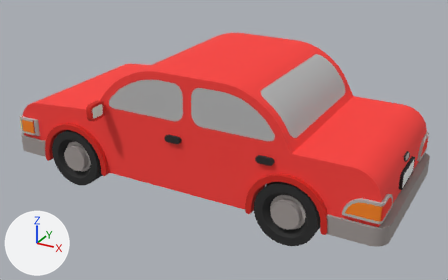
An edit to the FBX model Assets/Art/Hyper Casual City Cars/Models/Cars Modified/City Car Sedan Mod.fbx, drawn before and after from the same camera.
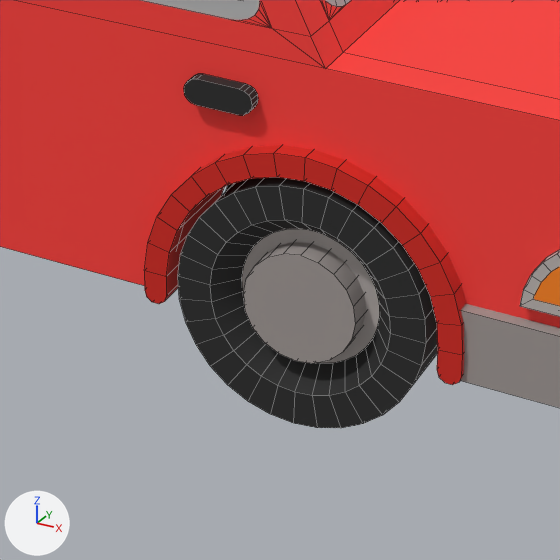
The first picture shows the older version from a 50 mm lens placed at (6.9, -12.27, 7.21), pointed at (0.21, -0.1, 1.13). The close-ups show both versions on the part from 46% to 79% of the width and 49% to 100% of the height of that picture; other places that the commit changed are outside them. Lighting does not change. The marker at lower left points along +X, +Y and +Z. The close-ups show mesh edges as thin lines. Where no turn or scale is listed for an object, it has been applied to the vertices. Vertices at the same position are counted once.

In view in the first close-up: 'City_Car_Sedan', 'Wheels_Back'.
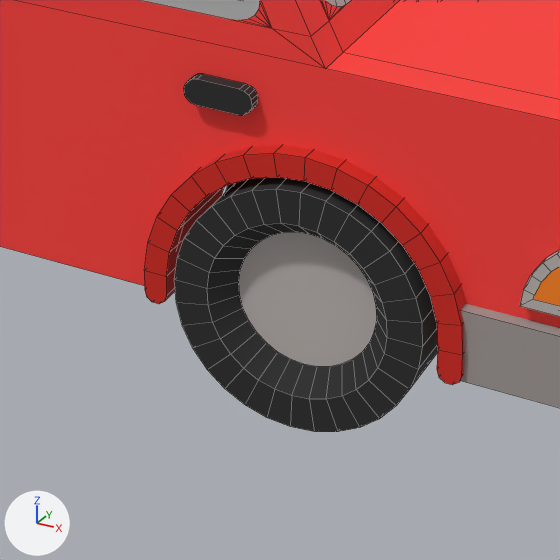
What differs and where, as boxes [x1, y1, x2, y2] in the close-ups (560 x 560 px; the box of a moved part takes in the faces that stretch with it):
'Wheels_Back', reshaped
    before: [178, 177, 438, 428]
    after: [175, 177, 438, 432]
part 1 of me_mesh_001, moved or reshaped
    before: [178, 178, 437, 428]
    after: [175, 178, 437, 432]
part 2 of me_mesh_001, deleted
    before: [243, 242, 366, 363]

Patch to the scene script:
```diff
--- a/Assets/Art/Hyper Casual City Cars/Models/Cars Modified/City Car Sedan Mod.fbx.py
+++ b/Assets/Art/Hyper Casual City Cars/Models/Cars Modified/City Car Sedan Mod.fbx.py
@@ mat_red_car_mat @@
+mat_red_car_mat = principled_material('Red_Car_MAT')
+mat_red_car_mat.texture = img_red_car_palette_png
+mat_red_car_mat.roughness = 0.859
@@ me_mesh_001 @@
 me_mesh_001.from_pydata(...)  # 336 vertices, 238 faces; spans x -0.71..0.71, y -2.03..2.03, z -0.71..0.71
 # used by ob_wheels_back; location = (2.682, 0.0, 0.705)
-me_mesh_001.materials.append(mat_red_car_mat4)  # picture img_red_car_palette_png
+# me_mesh_001 part 1: the loose piece of 128 vertices spanning x -0.71..0.71, y -2.03..-1.51, z -0.71..0.71 is moved by (0.0, -0.04, 0.0), in mat_red_car_mat (picture img_red_car_palette_png)
+# me_mesh_001 part 2: the loose piece of 40 vertices spanning x -0.32..0.32, y -2.03..-1.86, z -0.32..0.32 is deleted
+me_mesh_001.materials.append(mat_red_car_mat)  # picture img_red_car_palette_png
```
